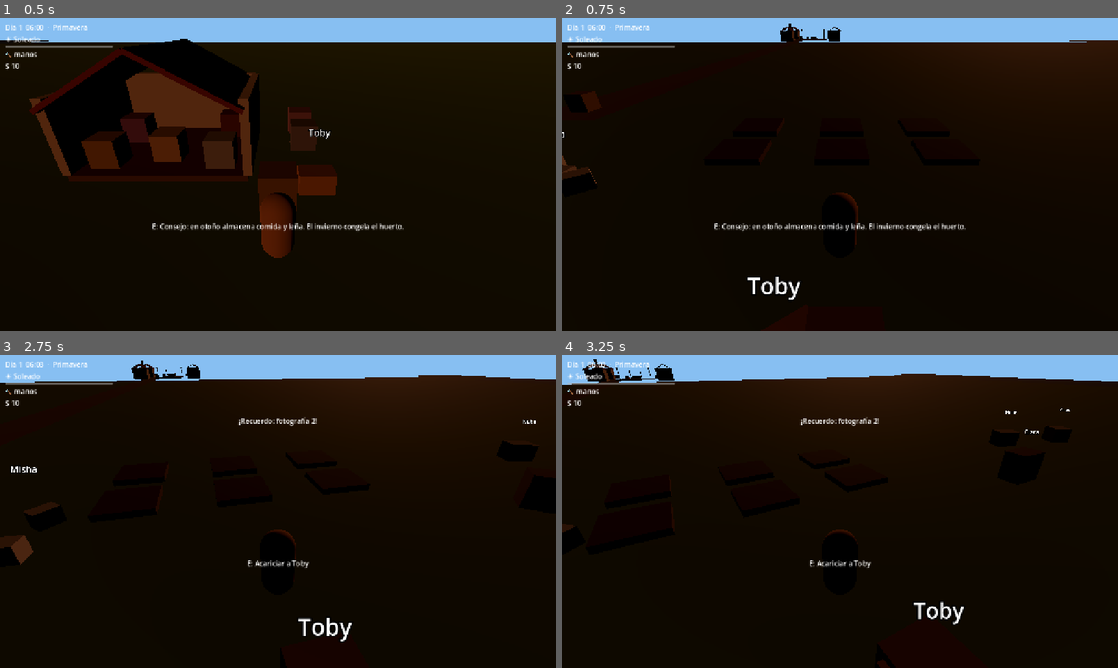
Above: before the commit, frames 1-4 (two rows, left to right).
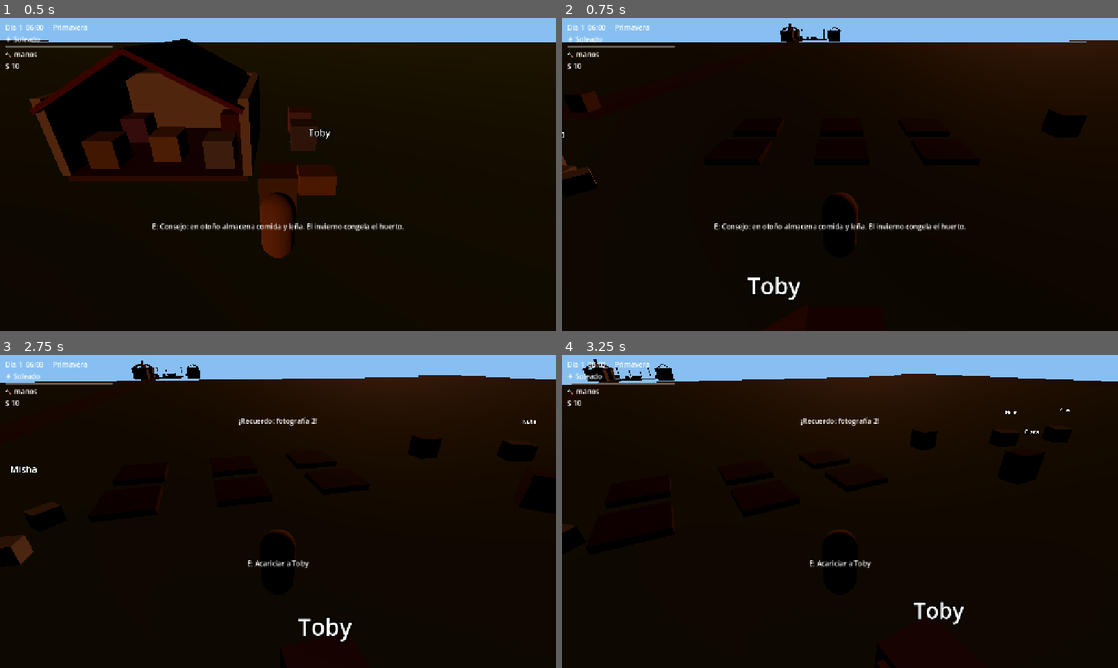
Above: after the commit, the same moments.

Repository: rafael-espinosa-rodriguez/nuestra-vida-en-el-campo
Game: Godot game, scene res://scenes/Main.tscn
The game is run twice, just before and just after one commit, with the same random seed, the same clock (stepped at 60 frames per second) and the same inputs.
Inputs (mouse positions are in pixels of both pictures, inside the frame that each line leads up to):
- Up to frame 1 (0.5 s): no input
- Up to frame 2 (0.75 s): tap Enter (ui_accept) at 0.5 s; move the mouse to (962, 158) at 0.52 s; hold D (move_right) from 0.53 s (still down); tap E (interact) at 0.6 s; click (962, 158) at 0.67 s
- Up to frame 3 (2.75 s): tap Enter (ui_accept) at 0.77, 1.07 s; tap C (photo) at 0.8, 2.3 s; release D (move_right) at 1.25 s; drag from (166, 527) to (250, 574) at 1.27 s; move the mouse to (333, 442) at 2.02 s; hold D (move_right) from 2.03 s (still down); tap G (gift) at 2.1 s
- Up to frame 4 (3.25 s): release D (move_right) at 2.75 s; drag from (812, 574) to (673, 464) at 2.77 s

Frame 1 is identical in both runs. In frame 2, 0.4% of the frame differs, in the area x 86-95%, y 29-37%; in frame 3, 0.3%; in frame 4, 0.3%.

Commit message:
feat(spec-019): reproduccion con corral, crias que crecen + smoke

Diff:
--- a/scenes/Main.tscn
+++ b/scenes/Main.tscn
@@ -307,6 +307,10 @@
 [node name="Telar" parent="." instance=ExtResource("7")]
 position = Vector3(1, 0.5, -8)
 prop_id = "telar"
+
+[node name="Corral" parent="." instance=ExtResource("7")]
+position = Vector3(-10, 0.5, 8)
+prop_id = "corral"
 
 [node name="Snow" type="CPUParticles3D" parent="." groups=["snow"]]
 visible = false
--- a/scripts/components/animal.gd
+++ b/scripts/components/animal.gd
@@ -13,6 +13,12 @@
 var happiness: float = 70.0
 var affection: float = 0.0
 var pending: int = 0
+var is_baby: bool = false
+var age_days: int = 0
+var sick: bool = false
+
+const GROW_DAYS := 3
+const MAX_HERD := 12
 
 var _target := Vector3.ZERO
 var _idle_t := 0.0
@@ -28,8 +34,15 @@
 		mat.albedo_color = data.tint
 		body.set_surface_override_material(0, mat)
 		body.scale = data.body_size / Vector3(0.6, 0.6, 0.8)
-	name_label.text = animal_name
+	name_label.text = animal_name + (" (bebé)" if is_baby else "")
+	if is_baby:
+		_apply_baby_scale()
 	_target = global_position
+
+
+func _apply_baby_scale() -> void:
+	var f: float = 0.55 + 0.45 * clampf(float(age_days) / float(GROW_DAYS), 0.0, 1.0)
+	scale = Vector3.ONE * f
 
 
 func _physics_process(delta: float) -> void:
@@ -72,6 +85,10 @@
 
 
 func get_prompt() -> String:
+	if sick:
+		return animal_name + " está enfermo (veterinaria)"
+	if is_baby:
+		return "Bebé " + animal_name
 	if pending > 0 and data != null and data.produce_id != "":
 		return "Recoger " + data.produce_id
 	if hunger < 50.0:
@@ -115,6 +132,20 @@
 func new_day() -> void:
 	hunger = maxf(0.0, hunger - 25.0)
 	hydration = maxf(0.0, hydration - 30.0)
+	if hunger <= 0.0 and not is_baby:
+		sick = true
+	if is_baby:
+		if hunger > 30.0:
+			age_days += 1
+			_apply_baby_scale()
+			if age_days >= GROW_DAYS:
+				is_baby = false
+				scale = Vector3.ONE
+				name_label.text = animal_name
+		return
+	if sick:
+		happiness = maxf(0.0, happiness - 15.0)
+		return
 	if hunger > 40.0 and hydration > 40.0 and data != null and data.produce_id != "":
 		pending = mini(3, pending + data.produce_per_day)
 		happiness = minf(100.0, happiness + 5.0)
@@ -122,9 +153,17 @@
 		happiness = maxf(0.0, happiness - 10.0)
 
 
+func cure() -> void:
+	sick = false
+	happiness = minf(100.0, happiness + 20.0)
+
+
 func serialize() -> Dictionary:
 	return {"name": animal_name, "hunger": hunger, "hydration": hydration,
 		"happiness": happiness, "affection": affection, "pending": pending,
+		"is_baby": is_baby, "age_days": age_days, "sick": sick,
+		"species": String(data.species) if data != null else "",
+		"personality": personality,
 		"pos": [global_position.x, global_position.y, global_position.z]}
 
 
@@ -134,6 +173,14 @@
 	happiness = float(d.get("happiness", 70.0))
 	affection = float(d.get("affection", 0.0))
 	pending = int(d.get("pending", 0))
+	is_baby = bool(d.get("is_baby", false))
+	age_days = int(d.get("age_days", 0))
+	sick = bool(d.get("sick", false))
 	if d.has("pos") and typeof(d["pos"]) == TYPE_ARRAY and (d["pos"] as Array).size() == 3:
 		var a: Array = d["pos"]
 		global_position = Vector3(float(a[0]), float(a[1]), float(a[2]))
+	if is_baby:
+		_apply_baby_scale()
+	else:
+		scale = Vector3.ONE
+	name_label.text = animal_name + (" (bebé)" if is_baby else "")
--- a/scripts/components/prop.gd
+++ b/scripts/components/prop.gd
@@ -12,7 +12,8 @@
 	"oven": Color(0.7, 0.7, 0.72), "mill": Color(0.75, 0.6, 0.4), "well": Color(0.55, 0.55, 0.6),
 	"sign": Color(0.65, 0.5, 0.3), "market": Color(0.8, 0.4, 0.25),
 	"fish": Color(0.35, 0.6, 0.85), "forage": Color(0.4, 0.6, 0.3),
-	"telar": Color(0.7, 0.5, 0.65), "decor": Color(0.85, 0.7, 0.5)}
+	"telar": Color(0.7, 0.5, 0.65), "decor": Color(0.85, 0.7, 0.5),
+	"corral": Color(0.55, 0.45, 0.3)}
 
 const DECOR_CATALOG := [
 	{"id": "decor_maceta", "name": "Maceta", "price": 10, "node": "DecorMaceta"},
@@ -80,6 +81,8 @@
 			return "Recoger " + forage_id if not depleted else "Ya recogido (vuelve mañana)"
 		"telar":
 			return "Tejer tela (2 lana)"
+		"corral":
+			return "Criar (2 adultos + 2 trigo)"
 		"decor":
 			var next_decor: Dictionary = _next_decor()
 			if next_decor.is_empty():
@@ -132,6 +135,12 @@
 			if pl != null and inv != null and int(inv.call("get_count", "lana")) >= 2 and pl.spend_energy(4.0):
 				inv.call("remove_item", "lana", 2)
 				inv.call("add_item", "tela")
+		"corral":
+			var herd: Node = get_node_or_null("/root/AnimalSystem")
+			if herd != null:
+				for species: String in ["gallina", "vaca", "oveja", "cabra"]:
+					if String(herd.call("breed", species)) != "":
+						return
 		"decor":
 			_buy_decor()
 
--- a/scripts/systems/animal_system.gd
+++ b/scripts/systems/animal_system.gd
@@ -45,6 +45,43 @@
 	return String(a.call("collect"))
 
 
+func breed(species_id: String) -> String:
+	# Dos adultos felices de la misma especie + 2 trigo -> cria (GDD §21).
+	var adults := []
+	for a: Node in get_tree().get_nodes_in_group("animals"):
+		if a.get("data") != null and String(a.get("data").get("species")) == species_id and not bool(a.get("is_baby")):
+			adults.append(a)
+	if adults.size() < 2:
+		return ""
+	var happy := 0.0
+	for a: Node in adults:
+		happy += float(a.get("happiness"))
+	if happy / float(adults.size()) < 50.0:
+		return ""
+	if get_tree().get_nodes_in_group("animals").size() >= 12:
+		return ""
+	var inv: Node = get_node_or_null("/root/InventorySystem")
+	if inv == null or int(inv.call("get_count", "trigo")) < 2:
+		return ""
+	inv.call("remove_item", "trigo", 2)
+	var data: Resource = adults[0].get("data")
+	var baby: Node = (load("res://scenes/Animal.tscn") as PackedScene).instantiate()
+	baby.set("data", data)
+	baby.set("animal_name", "Bebe_" + species_id + "_" + str(adults.size() + get_tree().get_nodes_in_group("animals").size()))
+	var traits: Array = Array(data.get("personalities"))
+	baby.set("personality", String(traits[randi() % traits.size()]))
+	baby.set("is_baby", true)
+	baby.set("hunger", 90.0)
+	baby.set("hydration", 90.0)
+	var anchor: Vector3 = (adults[0] as Node3D).global_position
+	var home: Node = get_tree().current_scene
+	if home == null:
+		home = (adults[0] as Node).get_parent()
+	home.add_child(baby)
+	baby.set("global_position", anchor + Vector3(1.0, 0.6, 1.0))
+	return String(baby.get("animal_name"))
+
+
 func serialize() -> Array:
 	var out := []
 	for a: Node in get_tree().get_nodes_in_group("animals"):
--- /dev/null
+++ b/tests/smoke_019.gd
@@ -0,0 +1,49 @@
+extends SceneTree
+## Smoke spec 019: criar con 2 adultos felices, bebe crece en 3 dias y produce.
+
+var _frames := 0
+
+
+func _process(_delta: float) -> bool:
+	_frames += 1
+	if _frames == 5:
+		_run()
+		quit()
+	return false
+
+
+func _run() -> void:
+	var main: Node = load("res://scenes/Main.tscn").instantiate()
+	root.add_child(main)
+	var herd: Node = root.get_node_or_null("AnimalSystem")
+	var inv: Node = root.get_node_or_null("InventorySystem")
+	var time_sys: Node = root.get_node_or_null("TimeSystem")
+	var corral: Node = main.get_node("Corral")
+	inv.call("add_item", "trigo", 2)
+	for a: Node in get_nodes_in_group("animals"):
+		if a.get("data") != null and String(a.get("data").get("species")) == "gallina":
+			a.set("happiness", 80.0)
+			a.set("hunger", 90.0)
+	corral.call("interact", null)
+	var names := []
+	for a: Node in get_nodes_in_group("animals"):
+		names.append(String(a.get("animal_name")))
+	assert(names.size() == 9, "nace 1 cria (8+1)")
+	var baby: Node = null
+	for a: Node in get_nodes_in_group("animals"):
+		if bool(a.get("is_baby")):
+			baby = a
+	assert(baby != null, "la cria es bebe")
+	assert(int(baby.get("pending")) == 0, "bebe no produce")
+	assert(String(herd.call("breed", "vaca")) == "", "vacas: solo Clara, sin cria")
+	for day: int in [2, 3, 4]:
+		for a: Node in get_nodes_in_group("animals"):
+			herd.call("feed", String(a.get("animal_name")))
+		time_sys.emit_signal("day_changed", day)
+	assert(bool(baby.get("is_baby")) == false, "crece en 3 dias")
+	herd.call("feed", String(baby.get("animal_name")))
+	baby.set("hydration", 90.0)
+	time_sys.emit_signal("day_changed", 5)
+	assert(int(baby.get("pending")) >= 1, "adulta produce")
+	assert(int(herd.call("serialize").size()) == 9, "serialize cubre 9")
+	print("SMOKE019 OK")
Not shown, added: tests/smoke_019.gd.uid
